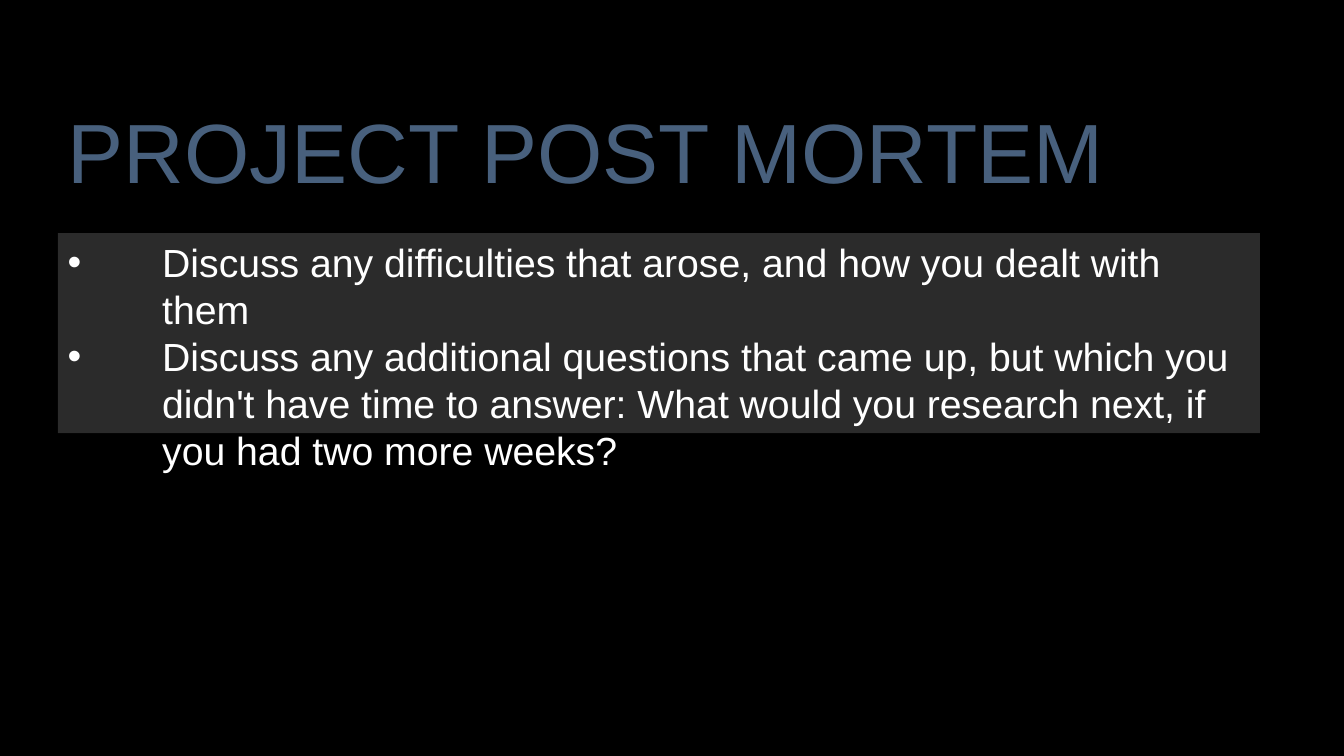
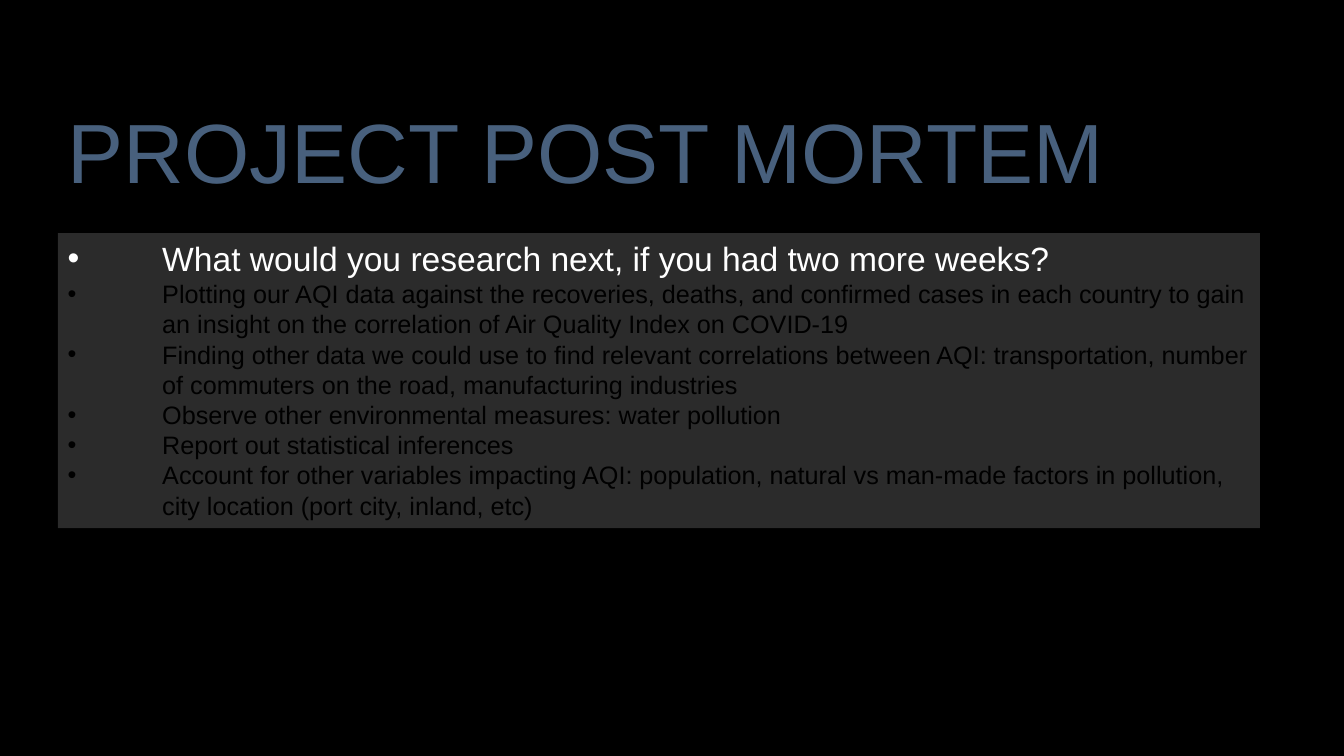
Before and after one commit to rigsbyk/Project-One, a slide deck: slide 10 of Presentation_Slides.pptx (slide 9 before the commit). Drawn at 1344x756 pixels with LibreOffice and Linux fonts; fonts in the diff are those of the drawing; background and template pictures are left out. Boxes give left, top, right and bottom in pixels: in the first picture for what was removed or moved away, otherwise in the second. Text is boxed around its words. In the diff, an @@ line names an element or a change of style, - is before the commit and + after.

```diff
--- a/Presentation_Slides.pptx
+++ b/Presentation_Slides.pptx
@@ rectangle "What would you research next, ..." resized from (x1=57, y1=233, x2=1260, y2=434) to (x1=57, y1=233, x2=1260, y2=528) @@
@@ text in rectangle at (x1=162, y1=246, x2=1247, y2=520): text changed; size 28 to 18 pt; text colour #FFFFFF to #000000 @@
-• Discuss any difficulties that arose, and how you dealt with them
-• Discuss any additional questions that came up, but which you didn't have time to answer: What would you research next, if you had two more weeks?
+• What would you research next, if you had two more weeks?
+• Plotting our AQI data against the recoveries, deaths, and confirmed cases in each country to gain an insight on the correlation of Air Quality Index on COVID-19
+• Finding other data we could use to find relevant correlations between AQI: transportation, number of commuters on the road, manufacturing industries
+• Observe other environmental measures: water pollution
+• Report out statistical inferences
+• Account for other variables impacting AQI: population, natural vs man-made factors in pollution, city location (port city, inland, etc)
```
Also in this commit, not shown: 4 other slides changed, 2 slides added, 1 slide removed.
